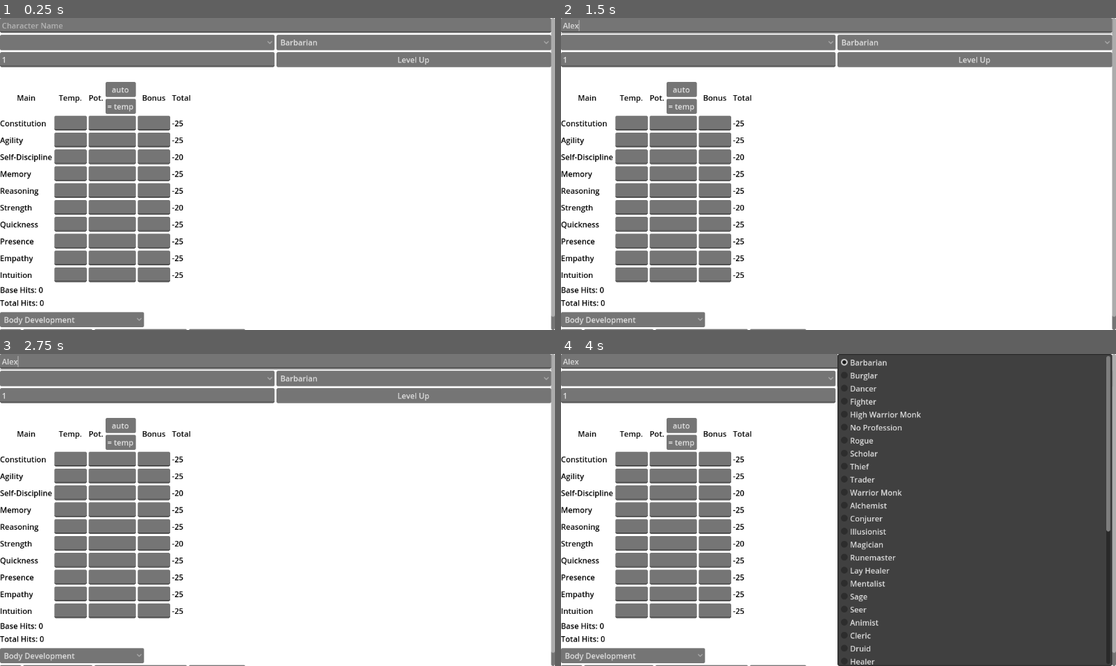
Above: before the commit, frames 1-4 (two rows, left to right).
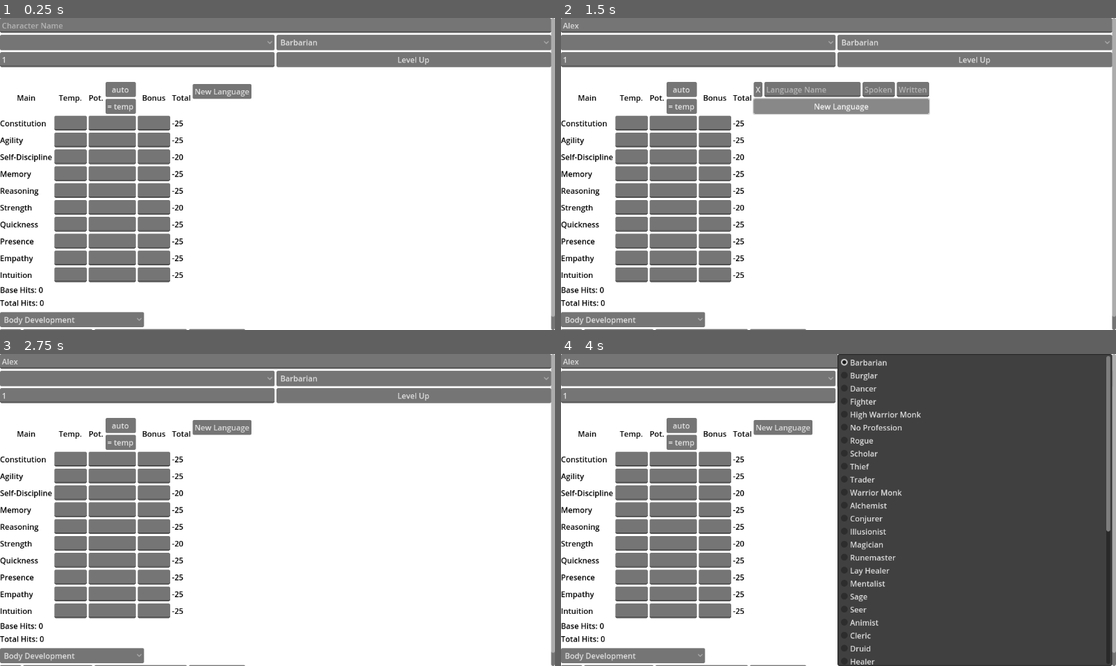
Above: after the commit, the same moments.

Repository: the-alex-g/RMCalculator
Game: Godot game, scene res://main/main.tscn
The game is run twice, just before and just after one commit, with the same random seed, the same clock (stepped at 60 frames per second) and the same inputs.
Inputs (mouse positions are in pixels of both pictures, inside the frame that each line leads up to):
- Up to frame 1 (0.25 s): no input
- Up to frame 2 (1.5 s): click (838, 24) at 0.52 s; type "Alex" at 0.6 s; click (783, 92) at 1.25 s, where only the run after the commit has a clickable "New Language"
- Up to frame 3 (2.75 s): click (199, 425) at 2 s, where only the run after the commit has a clickable "X"
- Up to frame 4 (4 s): click (699, 378) at 2.75 s; click "Barbarian" at 3.5 s

The runs differ from the first frame. In frame 1, 0.5% of the frame differs, in the area x 34-46%, y 21-27%; in frame 2, 3.6%, in the area x 0-100%, y 0-31%; in frame 3, 1.0%; in frame 4, 0.5%.

Commit message:
Add languages

Diff:
--- a/project/characters/nuquerna.cfg
+++ b/project/characters/nuquerna.cfg
@@ -57,6 +57,31 @@
 level=23
 class="Scholar"
 hits=Vector3i(86, 15, 10)
+languages=[{
+"name": "Westron",
+"spoken": "8",
+"written": "9"
+}, {
+"name": "Numenorean",
+"spoken": "8",
+"written": "9"
+}, {
+"name": "Quenya",
+"spoken": "3",
+"written": "7"
+}, {
+"name": "Sindarin",
+"spoken": "8",
+"written": "9"
+}, {
+"name": "Deep Hobbit",
+"spoken": "3",
+"written": "5"
+}, {
+"name": "Dwarvish",
+"spoken": "2",
+"written": "2"
+}]
 
 [skills]
 
--- /dev/null
+++ b/project/languages/language_entry.gd
@@ -0,0 +1,40 @@
+class_name LanguageEntry
+extends HBoxContainer
+
+var language : String :
+	set(value):
+		_name_field.text = value
+	get():
+		return _name_field.text.capitalize()
+var spoken : String :
+	set(value):
+		_spoken_field.text = value
+	get():
+		return _spoken_field.text
+var written : String :
+	set(value):
+		_written_field.text = value
+	get():
+		return _written_field.text
+
+@onready var _name_field : LineEdit = $Name
+@onready var _spoken_field : LineEdit = $Spoken
+@onready var _written_field : LineEdit = $Written
+
+
+func _on_delete_button_pressed() -> void:
+	queue_free()
+
+
+func get_save_data() -> Dictionary:
+	return {
+		"name":language,
+		"spoken":spoken,
+		"written":written
+	}
+
+
+func load_from(data: Dictionary) -> void:
+	language = data.name
+	spoken = data.spoken
+	written = data.written
--- /dev/null
+++ b/project/languages/language_entry.tscn
@@ -0,0 +1,33 @@
+[gd_scene load_steps=2 format=3 uid="uid://8atkncvvqbon"]
+
+[ext_resource type="Script" path="res://languages/language_entry.gd" id="1_r5sw5"]
+
+[node name="LanguageEntry" type="HBoxContainer"]
+anchors_preset = 10
+anchor_right = 1.0
+offset_bottom = 31.0
+grow_horizontal = 2
+size_flags_horizontal = 3
+script = ExtResource("1_r5sw5")
+
+[node name="DeleteButton" type="Button" parent="."]
+layout_mode = 2
+text = "X"
+
+[node name="Name" type="LineEdit" parent="."]
+custom_minimum_size = Vector2(200, 0)
+layout_mode = 2
+size_flags_horizontal = 3
+placeholder_text = "Language Name"
+
+[node name="Spoken" type="LineEdit" parent="."]
+layout_mode = 2
+placeholder_text = "Spoken"
+max_length = 2
+
+[node name="Written" type="LineEdit" parent="."]
+layout_mode = 2
+placeholder_text = "Written"
+max_length = 2
+
+[connection signal="pressed" from="DeleteButton" to="." method="_on_delete_button_pressed"]
--- /dev/null
+++ b/project/languages/languages.gd
@@ -0,0 +1,26 @@
+class_name Languages
+extends VBoxContainer
+
+@onready var _language_container : VBoxContainer = $LanguageContainer
+
+
+func load_from(data: Array) -> void:
+	for language in data:
+		_add_language_field().load_from(language)
+
+
+func get_save_data() -> Array:
+	var data := []
+	for language_field in _language_container.get_children():
+		data.append(language_field.get_save_data())
+	return data
+
+
+func _on_new_language_pressed() -> void:
+	_add_language_field()
+
+
+func _add_language_field() -> LanguageEntry:
+	var field := preload("res://languages/language_entry.tscn").instantiate()
+	_language_container.add_child(field)
+	return field
--- /dev/null
+++ b/project/languages/languages.tscn
@@ -0,0 +1,21 @@
+[gd_scene load_steps=2 format=3 uid="uid://ewowhw4c0s5w"]
+
+[ext_resource type="Script" path="res://languages/languages.gd" id="1_2ugyn"]
+
+[node name="Languages" type="VBoxContainer"]
+anchors_preset = 15
+anchor_right = 1.0
+anchor_bottom = 1.0
+grow_horizontal = 2
+grow_vertical = 2
+size_flags_vertical = 3
+script = ExtResource("1_2ugyn")
+
+[node name="LanguageContainer" type="VBoxContainer" parent="."]
+layout_mode = 2
+
+[node name="NewLanguage" type="Button" parent="."]
+layout_mode = 2
+text = "New Language"
+
+[connection signal="pressed" from="NewLanguage" to="." method="_on_new_language_pressed"]
--- a/project/main/main.gd
+++ b/project/main/main.gd
@@ -13,7 +13,7 @@
 var _leveling_up := false
 var _load_path := ""
 
-@onready var _stat_field : StatField = $EditScreen/Body/StatField
+@onready var _stat_field : StatField = $EditScreen/Body/HBoxContainer/StatField
 @onready var _name_field : LineEdit = $EditScreen/Body/NameField
 @onready var _class_list : OptionButton = $EditScreen/Body/CharacterOptions/ClassList
 @onready var _race_list : OptionButton = $EditScreen/Body/CharacterOptions/RaceList
@@ -25,6 +25,7 @@
 @onready var _hits : Hits = $EditScreen/Body/Hits
 @onready var _edit_screen : ScrollContainer = $EditScreen
 @onready var _print_screen : PrintScreen = $PrintScreen
+@onready var _languages : Languages = $EditScreen/Body/HBoxContainer/Languages
 
 
 func _ready() -> void:
@@ -70,6 +71,7 @@
 	save_file.set_value("character", "level", level)
 	save_file.set_value("character", "class", _class_list.get_item_text(_class_list.selected))
 	save_file.set_value("character", "hits", _hits.get_save_data())
+	save_file.set_value("character", "languages", _languages.get_save_data())
 
 	var skill_save_data := _skill_container.get_save_data()
 	for skill_name in skill_save_data:
@@ -101,6 +103,8 @@
 	var character_class : String = file.get_value("character", "class", "")
 	_select_item_by_text(_class_list, character_class)
 	class_changed.emit(character_class)
+
+	_languages.load_from(file.get_value("character", "languages", []))
 
 	var skill_dict := {}
 	if file.has_section("skills"):
--- a/project/main/main.tscn
+++ b/project/main/main.tscn
@@ -1,9 +1,10 @@
-[gd_scene load_steps=7 format=3 uid="uid://ow1w02rwdu84"]
+[gd_scene load_steps=8 format=3 uid="uid://ow1w02rwdu84"]
 
 [ext_resource type="Script" path="res://main/main.gd" id="1_3b87w"]
 [ext_resource type="PackedScene" uid="uid://bqubu18xo2tn7" path="res://stat_field/stat_field.tscn" id="1_nyn8g"]
 [ext_resource type="PackedScene" uid="uid://dnt4dwboaj4p6" path="res://hits/hits.tscn" id="3_7kav7"]
 [ext_resource type="PackedScene" uid="uid://bvqc8fn7bmm6k" path="res://skills/skill_container.tscn" id="3_rcuqh"]
+[ext_resource type="PackedScene" uid="uid://ewowhw4c0s5w" path="res://languages/languages.tscn" id="3_yikka"]
 [ext_resource type="PackedScene" uid="uid://dbrodt8pnxnyg" path="res://output/print.tscn" id="5_ibu4b"]
 
 [sub_resource type="Theme" id="Theme_mtamo"]
@@ -65,7 +66,13 @@
 layout_mode = 2
 autowrap_mode = 2
 
-[node name="StatField" parent="EditScreen/Body" instance=ExtResource("1_nyn8g")]
+[node name="HBoxContainer" type="HBoxContainer" parent="EditScreen/Body"]
+layout_mode = 2
+
+[node name="StatField" parent="EditScreen/Body/HBoxContainer" instance=ExtResource("1_nyn8g")]
+layout_mode = 2
+
+[node name="Languages" parent="EditScreen/Body/HBoxContainer" instance=ExtResource("3_yikka")]
 layout_mode = 2
 
 [node name="Hits" parent="EditScreen/Body" instance=ExtResource("3_7kav7")]
@@ -104,12 +111,12 @@
 [connection signal="class_changed" from="." to="EditScreen/Body/SkillContainer" method="_on_main_class_changed"]
 [connection signal="level_changed" from="." to="EditScreen/Body/SkillContainer" method="_on_main_level_changed"]
 [connection signal="level_up_finished" from="." to="EditScreen/Body/SkillContainer" method="_on_main_level_up_finished"]
-[connection signal="race_changed" from="." to="EditScreen/Body/StatField" method="_on_main_race_changed"]
+[connection signal="race_changed" from="." to="EditScreen/Body/HBoxContainer/StatField" method="_on_main_race_changed"]
 [connection signal="item_selected" from="EditScreen/Body/CharacterOptions/RaceList" to="." method="_on_race_list_item_selected"]
 [connection signal="item_selected" from="EditScreen/Body/CharacterOptions/ClassList" to="." method="_on_class_list_item_selected"]
 [connection signal="text_changed" from="EditScreen/Body/CharacterOptions/Level" to="." method="_on_level_text_changed"]
 [connection signal="pressed" from="EditScreen/Body/CharacterOptions/LevelUpButton" to="." method="_on_level_up_button_pressed"]
-[connection signal="bonuses_changed" from="EditScreen/Body/StatField" to="." method="_on_stat_field_bonuses_changed"]
+[connection signal="bonuses_changed" from="EditScreen/Body/HBoxContainer/StatField" to="." method="_on_stat_field_bonuses_changed"]
 [connection signal="body_dev_upgraded" from="EditScreen/Body/SkillContainer" to="." method="_on_skill_container_body_dev_upgraded"]
 [connection signal="dev_points_updated" from="EditScreen/Body/SkillContainer" to="." method="_on_skill_container_dev_points_updated"]
 [connection signal="pressed" from="EditScreen/Body/EditOptions/SaveButton" to="." method="_on_save_button_pressed"]
--- a/project/output/print.gd
+++ b/project/output/print.gd
@@ -63,6 +63,11 @@
 			label.text = str(i)
 			label.horizontal_alignment = HORIZONTAL_ALIGNMENT_CENTER
 			$ScrollContainer/PrintBody/HBoxContainer/StatBonuses.add_element(label)
+
+	for language in file.get_value("character", "languages", []):
+		_language_list_container.add_child(_get_label(language.name))
+		_language_bonus_container.add_element(_get_label(language.spoken, true))
+		_language_bonus_container.add_element(_get_label(language.written, true))
 
 	if file.has_section("skills"):
 		var i := 0
@@ -131,9 +136,11 @@
 	return get_node("ScrollContainer/PrintBody/Skills/SkillNameColumn%d" % [col])
 
 
-func _get_label(text: String) -> Label:
+func _get_label(text: String, align_center := false) -> Label:
 	var label := Label.new()
 	label.text = text
+	if align_center:
+		label.horizontal_alignment = HORIZONTAL_ALIGNMENT_CENTER
 	return label
 
 
--- a/project/output/print.tscn
+++ b/project/output/print.tscn
@@ -133,7 +133,7 @@
 text = "Languages"
 
 [node name="Control" type="Control" parent="ScrollContainer/PrintBody/HBoxContainer/VBoxContainer/HBoxContainer/Languages"]
-custom_minimum_size = Vector2(0, 24)
+custom_minimum_size = Vector2(0, 12)
 layout_mode = 2
 
 [node name="CompoundHeading" type="VBoxContainer" parent="ScrollContainer/PrintBody/HBoxContainer/VBoxContainer/HBoxContainer"]
